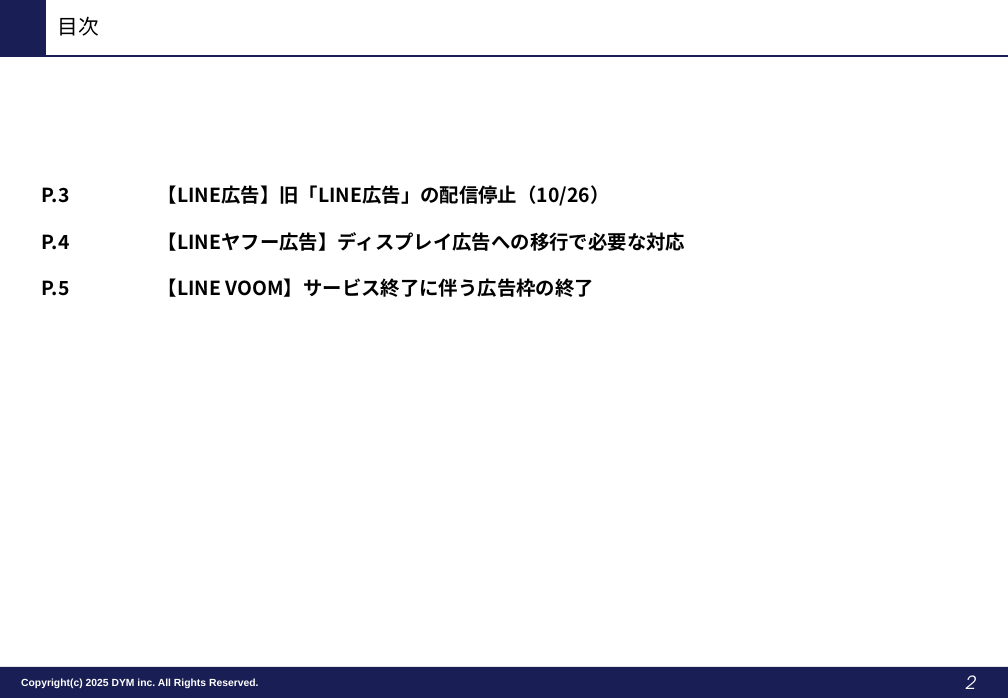
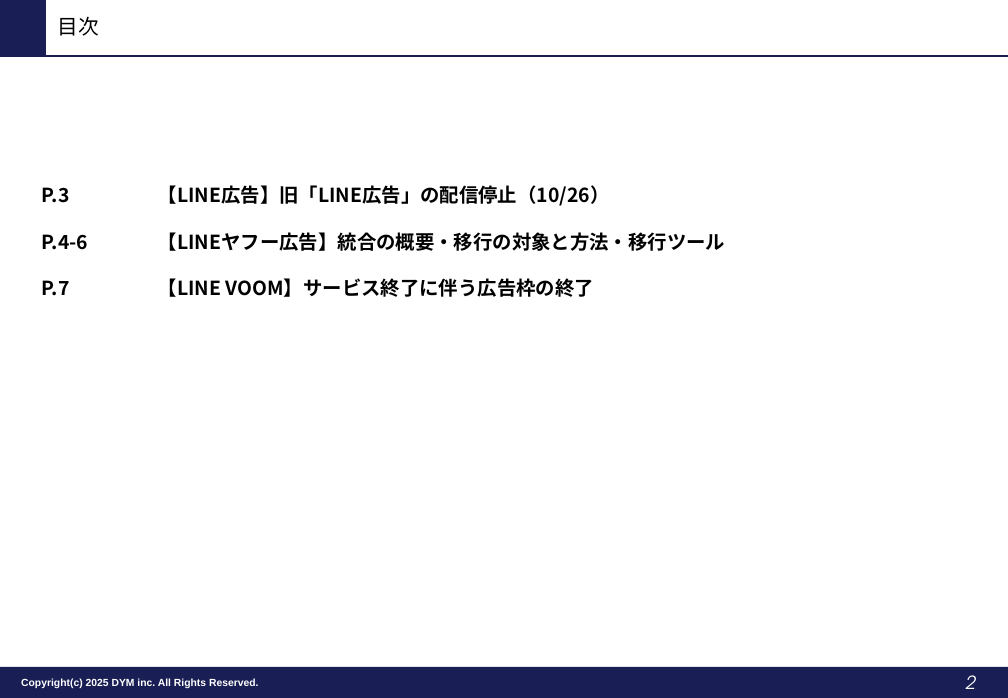
Before and after one commit to tonomura-r-dev/folder, a slide deck: slide 2 of LINE広告トレンドレポート_2026年10月.pptx. Drawn at 1008x698 pixels with LibreOffice and Linux fonts; fonts in the diff are those of the drawing; background and template pictures are left out. Boxes give left, top, right and bottom in pixels: in the first picture for what was removed or moved away, otherwise in the second. Text is boxed around its words. In the diff, an @@ line names an element or a change of style, - is before the commit and + after.

```diff
--- a/LINE広告トレンドレポート_2026年10月.pptx
+++ b/LINE広告トレンドレポート_2026年10月.pptx
@@ text at bbox=[42, 234, 88, 296]: text changed @@
-P.4
-P.5
+P.4-6
+P.7
@@ text at bbox=[158, 232, 725, 251]: text changed @@
-【LINEヤフー広告】ディスプレイ広告への移行で必要な対応
+【LINEヤフー広告】統合の概要・移行の対象と方法・移行ツール
```
Also in this commit, not shown: 2 other slides changed, 2 slides added, 5 other files.
